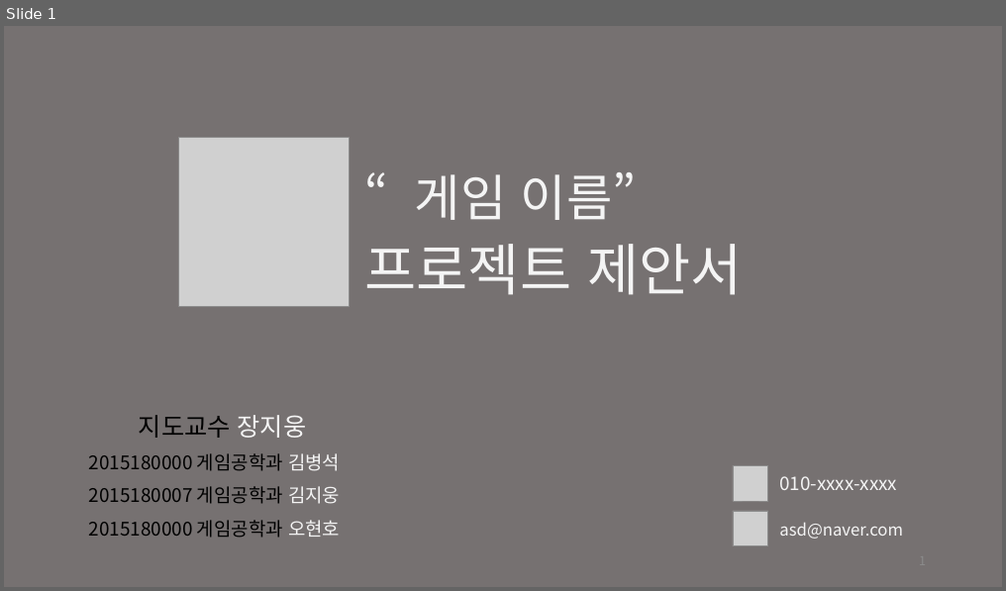
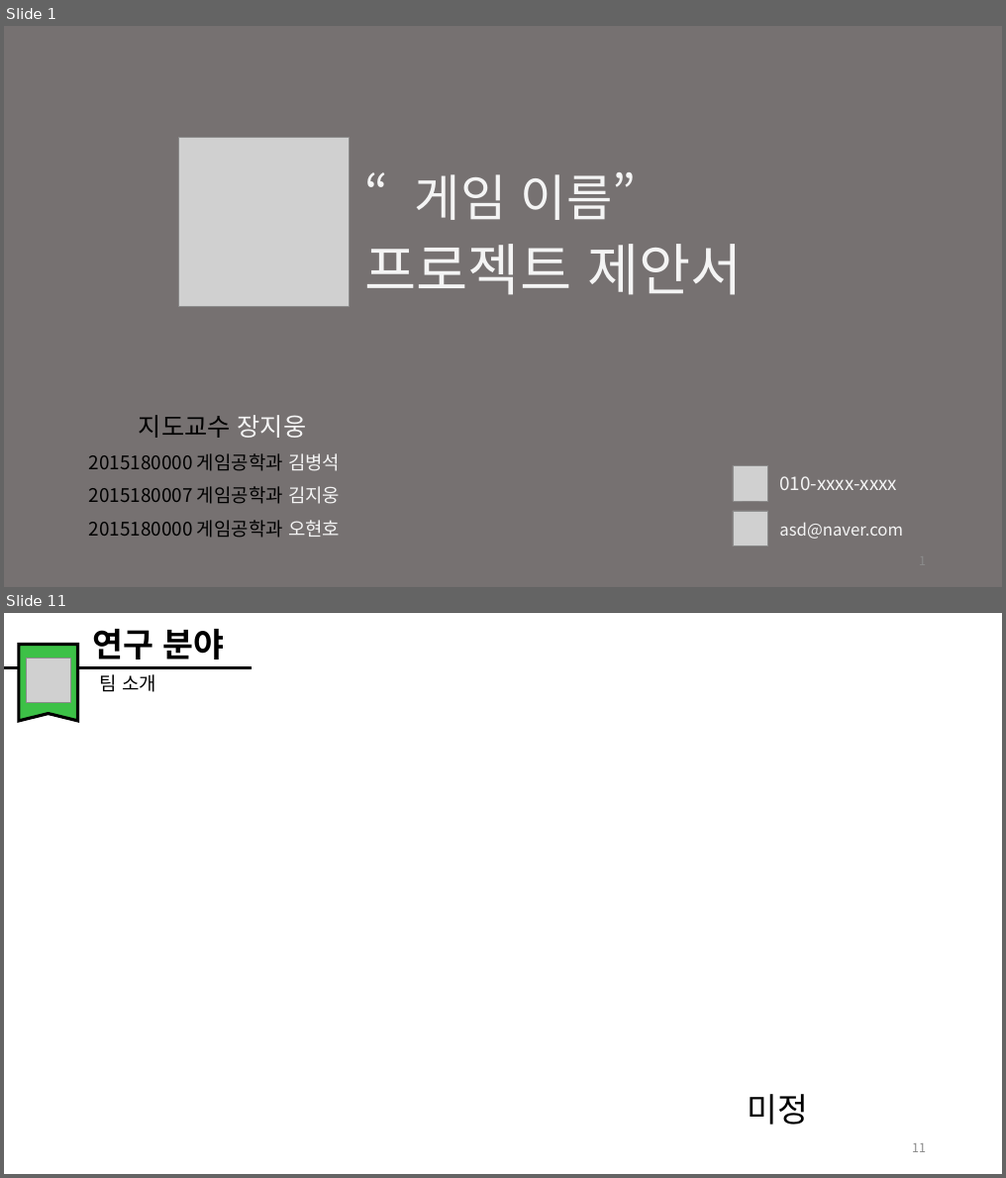
Before and after one commit to kbs5435586/Graduation, a slide deck: Plan/졸업작품제안서_200925.pptx. Shown one above the other, each under a label of ours: slide 1 before the commit, slides 1 and 11 after it; the slides between them are not shown. The pictures are 1006x591 and 1006x1178 pixels, drawn with LibreOffice and Linux fonts; fonts in the diff are those of the drawing; grey boxes stand for pictures. Boxes give left, top, right and bottom in pixels: in the first picture for what was removed or moved away, otherwise in the second. Text is boxed around its words. In the diff, an @@ line names an element or a change of style, - is before the commit and + after.

```diff
--- a/Plan/졸업작품제안서_200925.pptx
+++ b/Plan/졸업작품제안서_200925.pptx
@@ slide 11 added at bbox=[4, 613, 1002, 1174], background #FFFFFF @@
@@ text added at bbox=[93, 629, 225, 660], 32 pt, text #000000, bold @@
+연구 분야
@@ line added from (4, 668) to (252, 668), #000000 2.5 pt @@
@@ freeform shape added at bbox=[19, 645, 78, 721], fill #3DC147, outline #000000 3 pt @@
@@ picture added at bbox=[27, 658, 70, 702] @@
@@ text added at bbox=[100, 674, 157, 692], 18 pt, text #000000 @@
+팀 소개
@@ text added at bbox=[746, 1094, 808, 1125], 32 pt, text #000000 @@
+미정
@@ page number added at bbox=[912, 1144, 926, 1153], 12 pt, text #8C8C8C @@
+11
```
Also in this commit, not shown: 2 slides changed, 10 other slides added, 1 slide removed.
